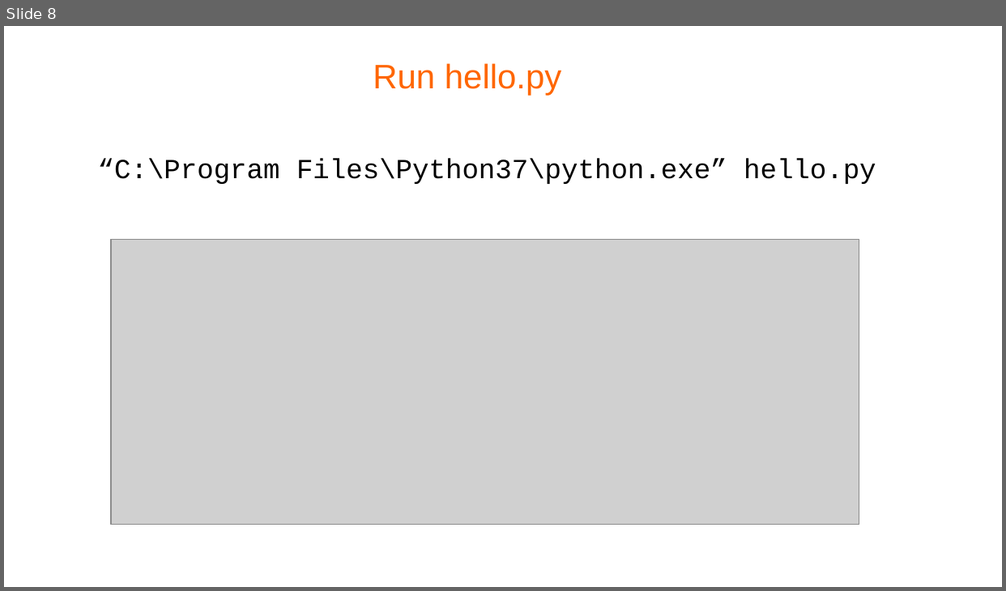
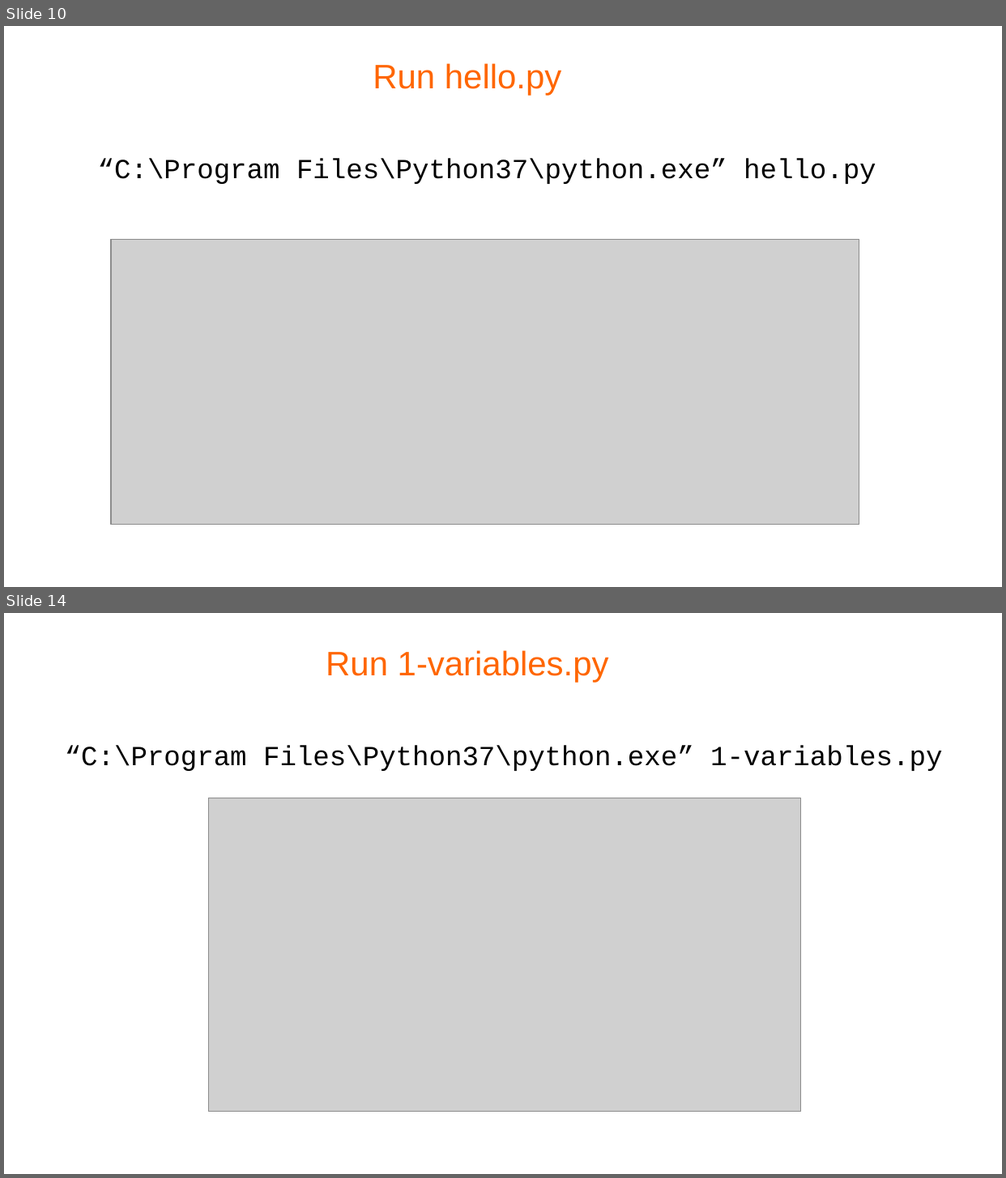
Before and after one commit to pellcorp/coding, a slide deck: docs/python-coding.odp. Shown one above the other, each under a label of ours: slide 8 before the commit, slides 10 and 14 after it; the slides between them are not shown. The pictures are 1006x591 and 1006x1178 pixels, drawn with LibreOffice and Linux fonts; fonts in the diff are those of the drawing; grey boxes stand for pictures; background and template pictures are left out. Boxes give left, top, right and bottom in pixels: in the first picture for what was removed or moved away, otherwise in the second. Text is boxed around its words. In the diff, an @@ line names an element or a change of style, - is before the commit and + after.

```diff
--- a/docs/python-coding.odp
+++ b/docs/python-coding.odp
@@ slide 14 added at (4, 613, 1002, 1174), background #FFFFFF @@
@@ title added at (326, 650, 609, 682), 27 pt, text #FF6600 @@
+Run 1-variables.py
@@ text added at (65, 745, 942, 771), 22 pt, text #000000 @@
+“C:\Program Files\Python37\python.exe” 1-variables.py
@@ picture added at (209, 798, 801, 1112) @@
@@ what was slide 8 is now slide 10 @@
```
Also in this commit, not shown: 4 slides changed, 3 other slides added, 1 other file.
